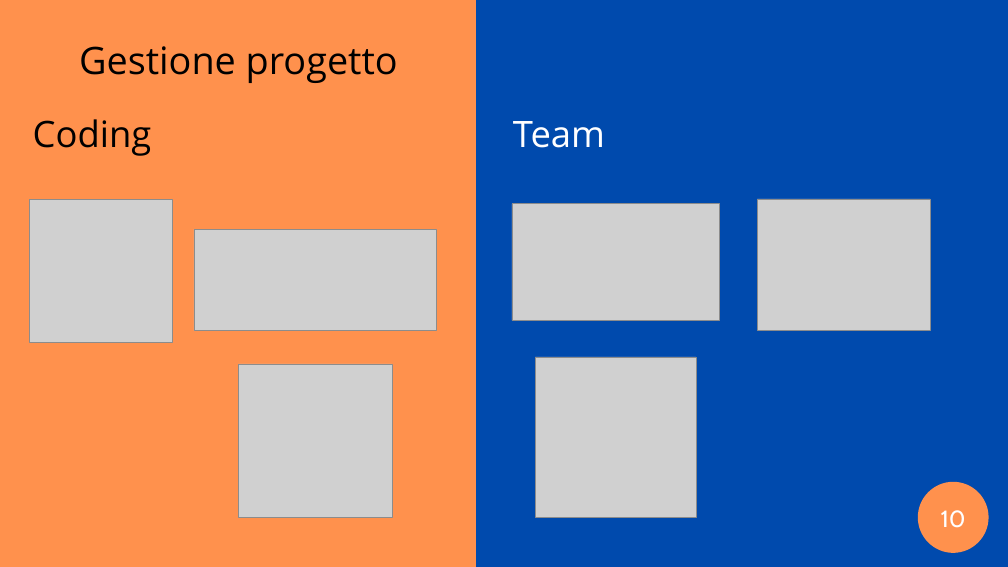
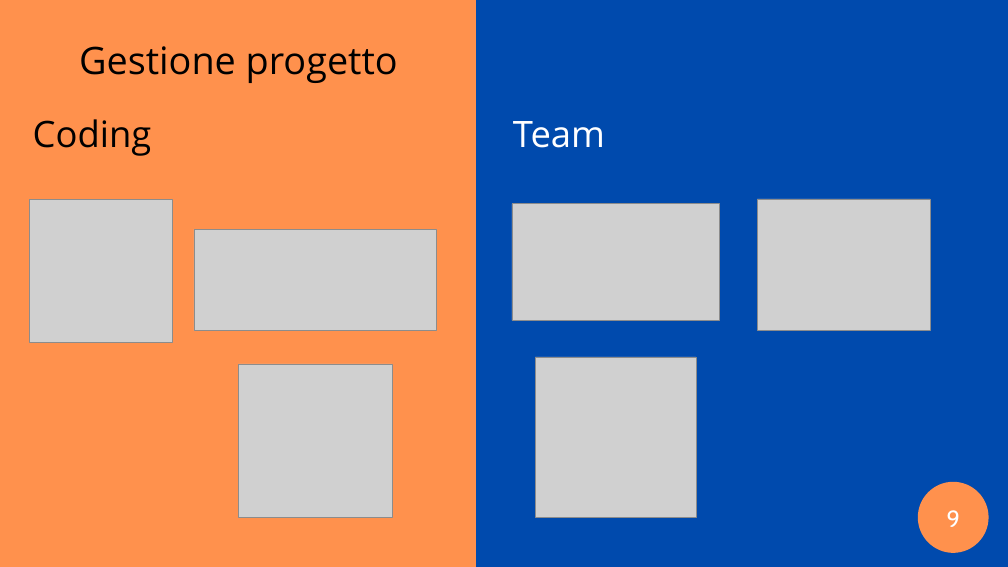
Before and after one commit to ilcors-dev/gruppo-reti, a slide deck: slide 9 of esercitazione_3/documents/Esercitazione 3.pptx (slide 10 before the commit). Drawn at 1008x567 pixels with LibreOffice and Linux fonts; fonts in the diff are those of the drawing; grey boxes stand for pictures. Boxes give left, top, right and bottom in pixels: in the first picture for what was removed or moved away, otherwise in the second. Text is boxed around its words. In the diff, an @@ line names an element or a change of style, - is before the commit and + after.

```diff
--- a/esercitazione_3/documents/Esercitazione 3.pptx
+++ b/esercitazione_3/documents/Esercitazione 3.pptx
@@ text at (x1=947, y1=510, x2=960, y2=527): text changed @@
-10
+9
```
Also in this commit, not shown: 6 other slides changed, 1 slide removed, 12 other files.
